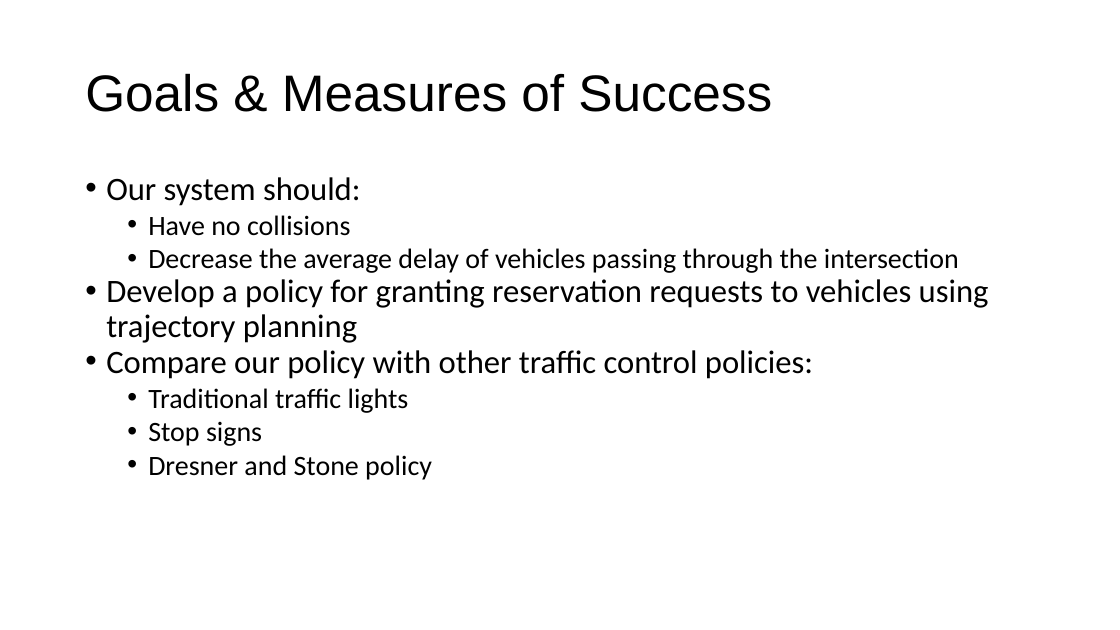
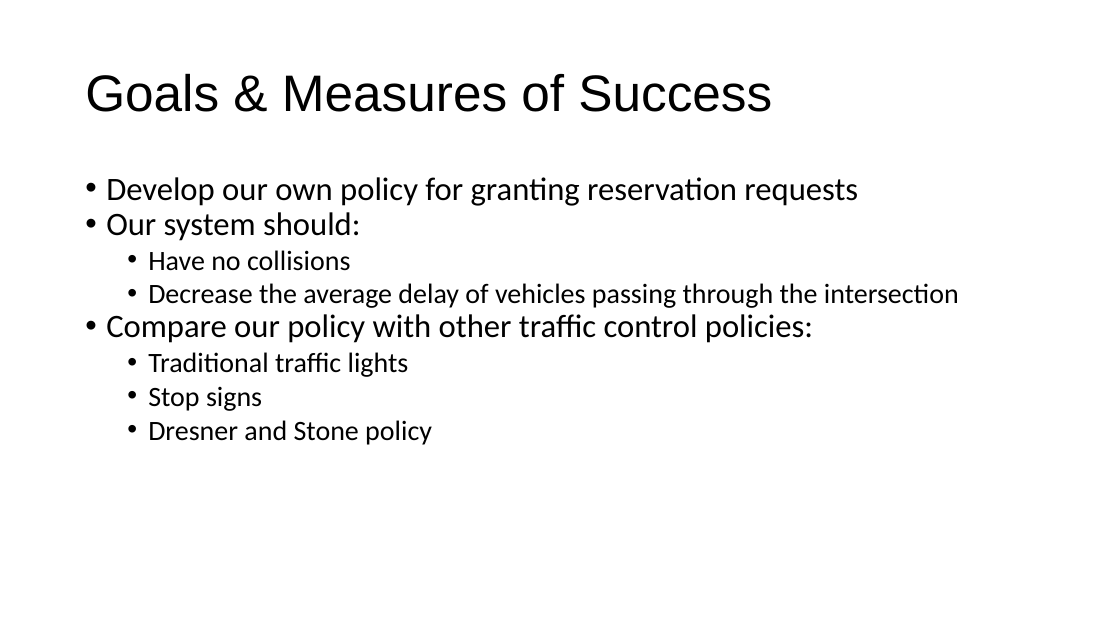
Before and after one commit to adfayed/aim_ros, a slide deck: slide 6 of Project Proposal.pptx. Drawn at 1120x630 pixels with LibreOffice and Linux fonts; fonts in the diff are those of the drawing. Boxes give left, top, right and bottom in pixels: in the first picture for what was removed or moved away, otherwise in the second. Text is boxed around its words. In the diff, an @@ line names an element or a change of style, - is before the commit and + after.

Commit message:
Updated slides

```diff
--- a/Project Proposal.pptx
+++ b/Project Proposal.pptx
@@ text at <box>106,177,858,206</box>: paragraph added @@
+• Develop our own policy for granting reservation requests
@@ text at <box>106,279,989,343</box>: paragraph removed @@
-• Develop a policy for granting reservation requests to vehicles using trajectory planning
```
